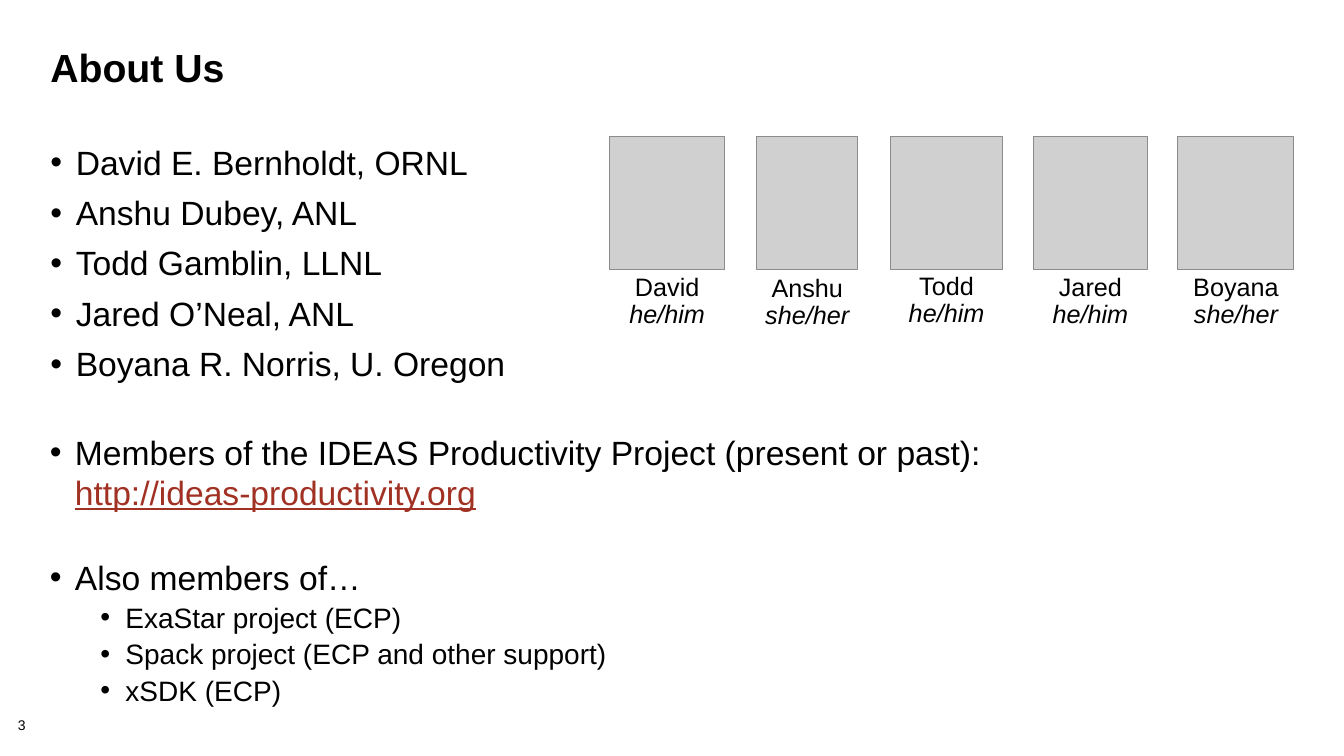
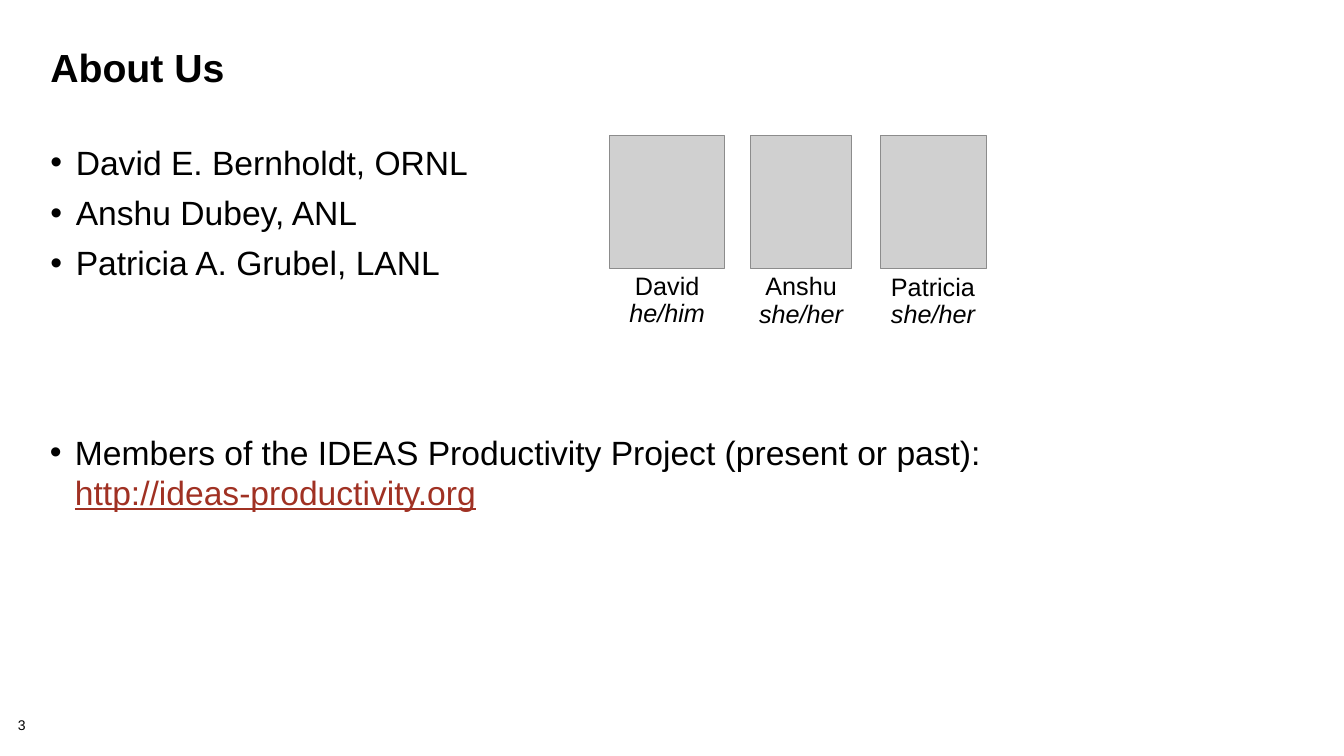
Before and after one commit to bssw-tutorial/presentations, a slide deck: slide 3 of intro-a.pptx. Drawn at 1344x756 pixels with LibreOffice and Linux fonts; fonts in the diff are those of the drawing; grey boxes stand for pictures; background and template pictures are left out. Boxes give left, top, right and bottom in pixels: in the first picture for what was removed or moved away, otherwise in the second. Text is boxed around its words. In the diff, an @@ line names an element or a change of style, - is before the commit and + after.

```diff
--- a/intro-a.pptx
+++ b/intro-a.pptx
@@ picture: place and size @@
-picture at box(756, 136, 857, 269)
+picture at box(750, 135, 851, 268)
@@ picture: place and size @@
-picture at box(890, 136, 1003, 269)
+picture at box(880, 135, 987, 268)
@@ picture removed at box(1033, 136, 1148, 269) @@
@@ picture removed at box(1178, 136, 1294, 269) @@
@@ text at box(76, 250, 440, 280): text changed @@
-• Todd Gamblin, LLNL
-• Jared O’Neal, ANL
-• Boyana R. Norris, U. Oregon
+• Patricia A. Grubel, LANL
@@ text "Anshu": place and size @@
-text "Anshu" at box(765, 278, 849, 325)
+text "Anshu" at box(759, 276, 843, 324)
@@ text "Patricia": place and size @@
-text "Patricia" at box(1193, 278, 1278, 324)
+text "Patricia" at box(891, 277, 975, 324)
@@ text "Patricia" at box(891, 277, 975, 324): vertical alignment top to middle @@
@@ text at box(891, 277, 975, 297): text changed @@
-Boyana
+Patricia
@@ text removed at box(909, 276, 985, 323) @@
-Todd
-he/him
@@ text removed at box(1053, 277, 1129, 324) @@
-Jared
-he/him
@@ text at box(891, 304, 975, 324): alignment centre to left @@
@@ text at box(75, 565, 606, 706): paragraphs removed @@
-• Also members of…
-  • ExaStar project (ECP)
-  • Spack project (ECP and other support)
-  • xSDK (ECP)
```
Also in this commit, not shown: 4 other slides changed, 1 slide added, 1 slide removed, 2 other files.
